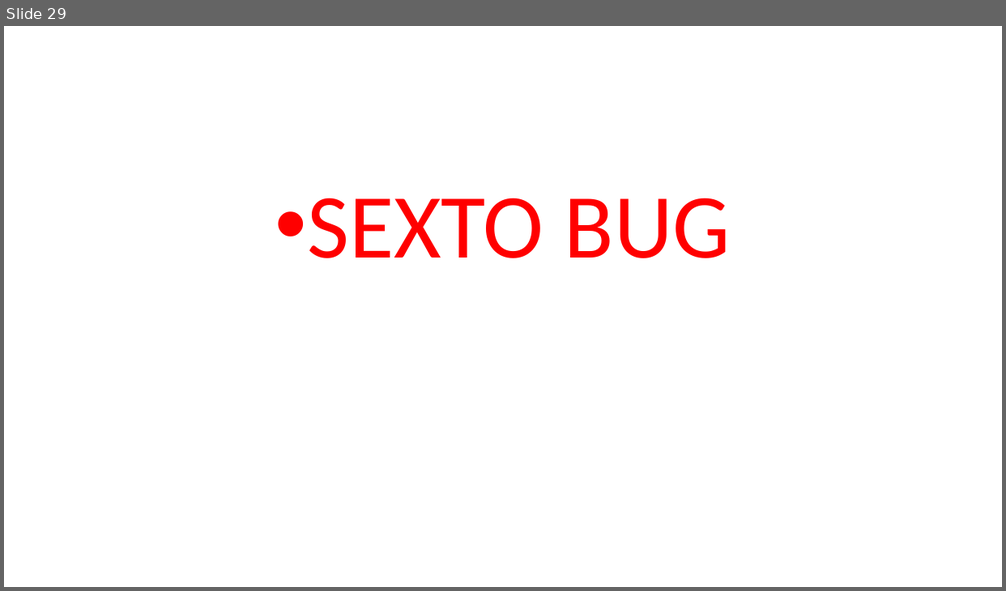
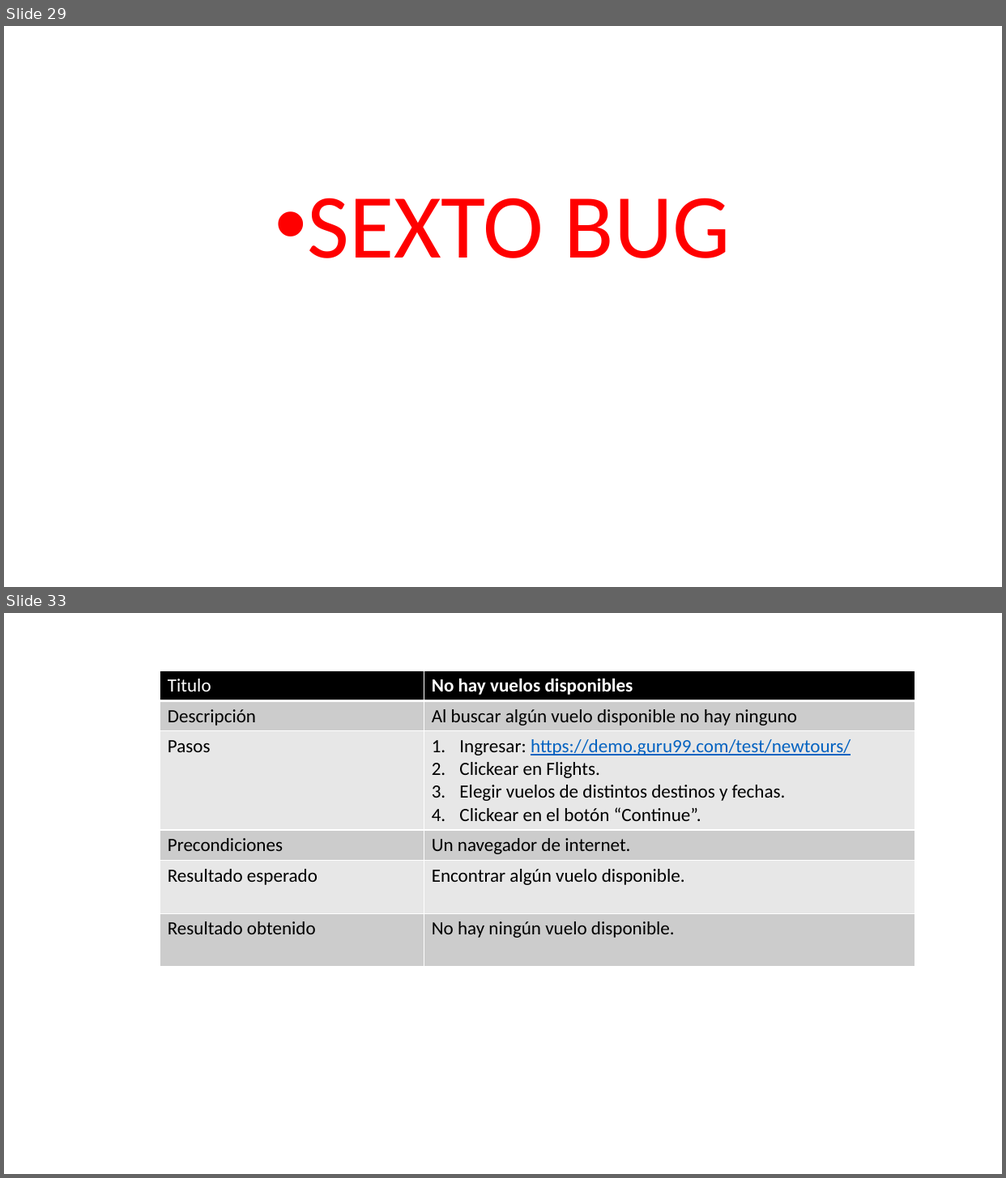
Before and after one commit to Tusuegra510/reporte-de-errores-informatorio, a slide deck: alumnos/gabriel_gonzalez/errores_guru.pptx. Shown one above the other, each under a label of ours: slide 29 before the commit, slides 29 and 33 after it; the slides between them are not shown. The pictures are 1006x591 and 1006x1178 pixels, drawn with LibreOffice and Linux fonts; fonts in the diff are those of the drawing. Boxes give left, top, right and bottom in pixels: in the first picture for what was removed or moved away, otherwise in the second. Text is boxed around its words. In the diff, an @@ line names an element or a change of style, - is before the commit and + after.

Commit message:
Encontrando bug 6 no hay vuelos disponibles

```diff
--- a/alumnos/gabriel_gonzalez/errores_guru.pptx
+++ b/alumnos/gabriel_gonzalez/errores_guru.pptx
@@ slide 33 added at bbox=[4, 613, 1002, 1174], background #FFFFFF @@
@@ table added at bbox=[160, 671, 915, 964], 6 rows, 2 columns @@
+Titulo | No hay vuelos disponibles
+Descripción | Al buscar algún vuelo disponible no hay ninguno
+Pasos | Ingresar: https://demo.guru99.com/test/newtours/ / Clickear en Flights. / Elegir vuelos de distintos destinos y fechas. / Clickear en el botón “Continue”.
+Precondiciones | Un navegador de internet.
+Resultado esperado | Encontrar algún vuelo disponible.
+Resultado obtenido | No hay ningún vuelo disponible.
```
Also in this commit, not shown: 3 other slides added, 4 slides removed.
